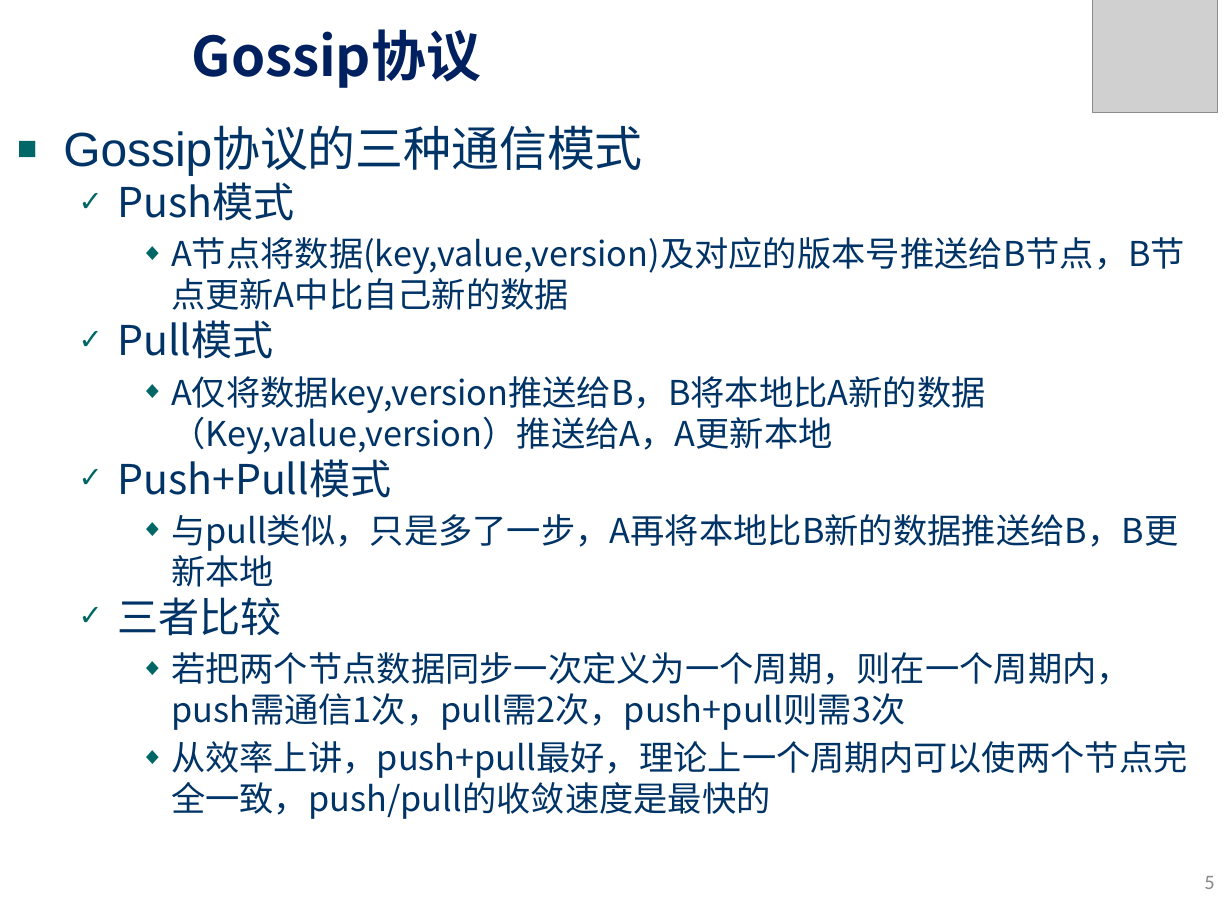
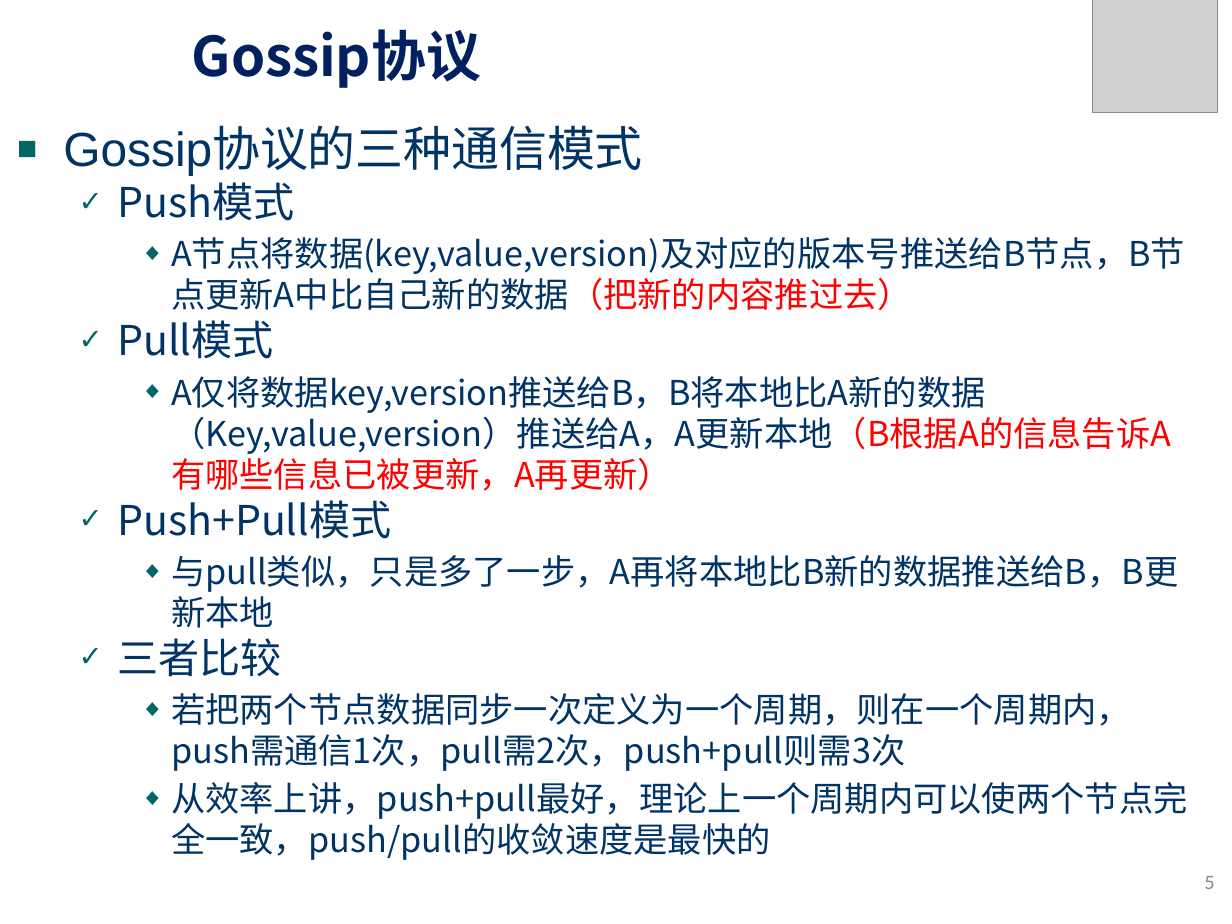
Before and after one commit to zhengxq27/Junoir_study_last, a slide deck: slide 5 of 分布式计算/课件/10. Gossip协议与事务提交.pptx. Drawn at 1232x924 pixels with LibreOffice and Linux fonts; fonts in the diff are those of the drawing; grey boxes stand for pictures; background and template pictures are left out. Boxes give left, top, right and bottom in pixels: in the first picture for what was removed or moved away, otherwise in the second. Text is boxed around its words. In the diff, an @@ line names an element or a change of style, - is before the commit and + after.

```diff
--- a/分布式计算/课件/10. Gossip协议与事务提交.pptx
+++ b/分布式计算/课件/10. Gossip协议与事务提交.pptx
@@ text at (171, 237, 1185, 310): text changed @@
-    ◆ A节点将数据(key,value,version)及对应的版本号推送给B节点，B节点更新A中比自己新的数据
+    ◆ A节点将数据(key,value,version)及对应的版本号推送给B节点，B节点更新A中比自己新的数据（把新的内容推过去）
@@ text at (171, 376, 1171, 491): text changed @@
-    ◆ A仅将数据key,version推送给B，B将本地比A新的数据（Key,value,version）推送给A，A更新本地
+    ◆ A仅将数据key,version推送给B，B将本地比A新的数据（Key,value,version）推送给A，A更新本地（B根据A的信息告诉A有哪些信息已被更新，A再更新）
```
Also in this commit, not shown: 1 other slide changed, 13 other files.
